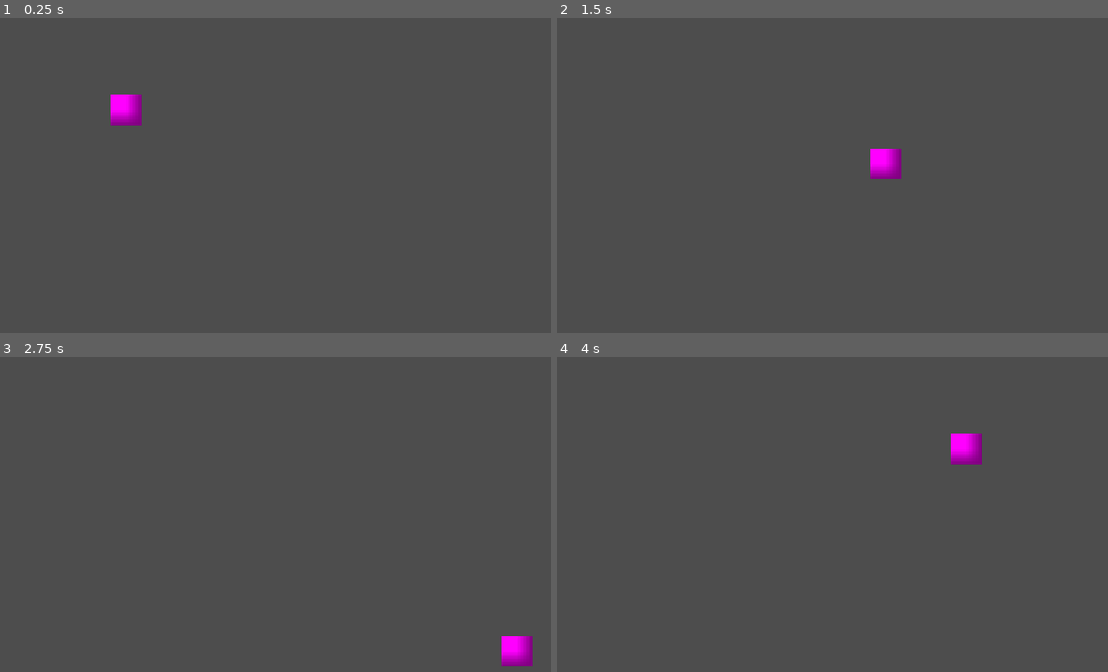
Above: before the commit, frames 1-4 (two rows, left to right).
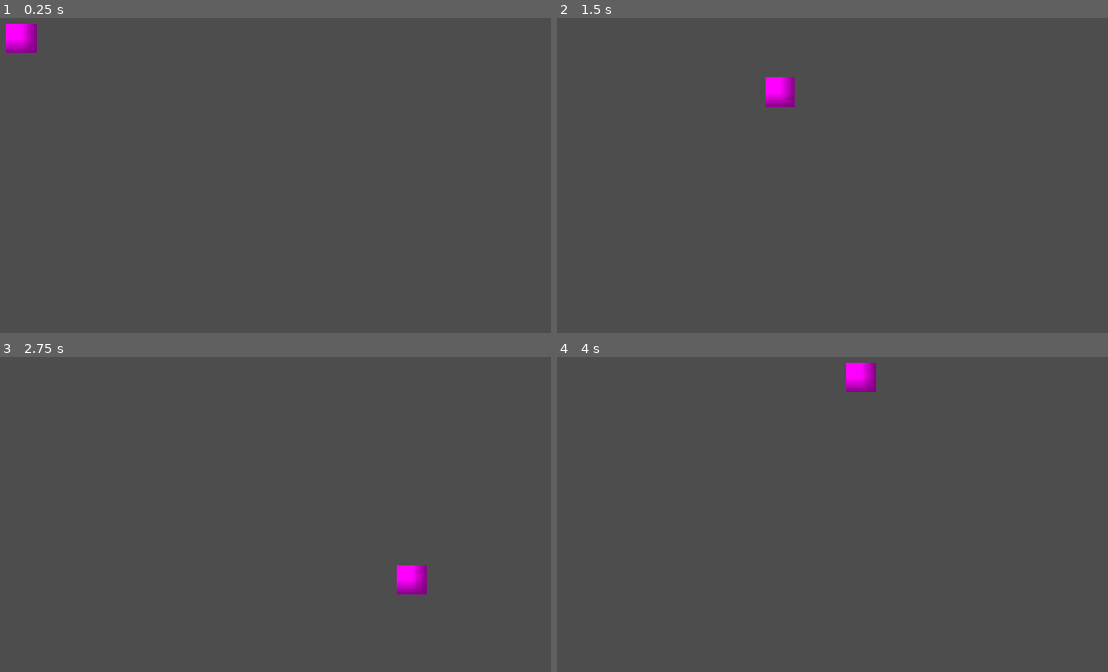
Above: after the commit, the same moments.

Repository: Thundertides/TopDown-Movement-Godot
Game: Godot game, scene res://Scenes/node_2d.tscn
The game is run twice, just before and just after one commit, with the same random seed, the same clock (stepped at 60 frames per second) and the same inputs. Before the commit the project starts from res://node_2d.tscn.
Inputs:
- Up to frame 1 (0.25 s): no input
- Up to frame 2 (1.5 s): tap Enter at 0.5 s; hold D (right) 0.53-1.28 s; hold S (down) from 1.28 s (still down)
- Up to frame 3 (2.75 s): release S (down) at 2.03 s; hold D (right) from 2.03 s (still down)
- Up to frame 4 (4 s): release D (right) at 2.78 s; hold Up (up) 2.78-3.53 s; hold Left (left) from 3.53 s (still down)

The runs differ from the first frame. In frame 1, 1.1% of the frame differs, in the area x 1-26%, y 1-35%; in frame 2, 1.0%; in frame 3, 1.0%; in frame 4, 1.1%.

Commit message:
Organization

Diff:
--- a/character.tscn
+++ b/Scenes/character.tscn
@@ -1,6 +1,6 @@
 [gd_scene format=3 uid="uid://cw04x0qix80qe"]
 
-[ext_resource type="Script" uid="uid://qim0sa30h80w" path="res://character_body_2d.gd" id="1_glpr6"]
+[ext_resource type="Script" uid="uid://qim0sa30h80w" path="res://Scripts/character_body_2d.gd" id="1_glpr6"]
 
 [sub_resource type="CircleShape2D" id="CircleShape2D_1x7h8"]
 
--- /dev/null
+++ b/Scenes/node_2d.tscn
@@ -0,0 +1,10 @@
+[gd_scene format=3 uid="uid://c8jkgcp7vsxbu"]
+
+[ext_resource type="PackedScene" uid="uid://cw04x0qix80qe" path="res://Scenes/character.tscn" id="1_j2wod"]
+
+[node name="Node2D" type="Node2D" unique_id=1532430003]
+
+[node name="TileMapLayer" type="TileMapLayer" parent="." unique_id=214155423]
+
+[node name="Character" parent="." unique_id=709710188 instance=ExtResource("1_j2wod")]
+position = Vector2(364, 169)
--- a/node_2d.tscn
+++ /dev/null
@@ -1,10 +0,0 @@
-[gd_scene format=3 uid="uid://c8jkgcp7vsxbu"]
-
-[ext_resource type="PackedScene" uid="uid://cw04x0qix80qe" path="res://character.tscn" id="1_wtcfe"]
-
-[node name="Node2D" type="Node2D" unique_id=1532430003]
-
-[node name="Character" parent="." unique_id=709710188 instance=ExtResource("1_wtcfe")]
-position = Vector2(520, 275)
-
-[node name="TileMapLayer" type="TileMapLayer" parent="." unique_id=214155423]
--- a/project.godot
+++ b/project.godot
@@ -11,9 +11,9 @@
 [application]
 
 config/name="oreden"
-run/main_scene="res://node_2d.tscn"
+run/main_scene="res://Scenes/node_2d.tscn"
 config/features=PackedStringArray("4.7", "GL Compatibility")
-config/icon="res://icon.svg"
+config/icon="res://Assets/icon.svg"
 
 [display]
 
Renamed: icon.svg -> Assets/icon.svg
Not shown, changed: Assets/icon.svg.import
Renamed: character_body_2d.gd -> Scripts/character_body_2d.gd
Renamed: character_body_2d.gd.uid -> Scripts/character_body_2d.gd.uid
